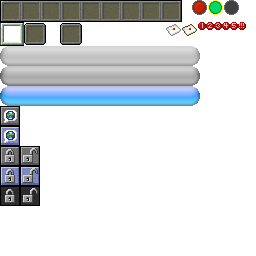
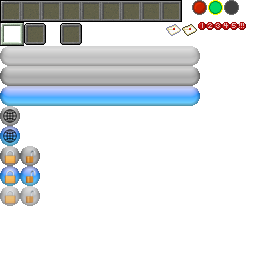
Revision of a layered 256×256 image; what changed, layer by layer:
added group "Lock" with 14 layers in group "Buttons" over (0, 146, 40, 206)
added group "Unlock" with 6 layers in group "Lock" over (20, 146, 40, 206)
added layer "NSIconUnlocked_Normal.png copy #1" (75%) in group "Unlock" over (25, 190, 36, 204)
added layer "NSIconUnlocked_Normal.png copy" in group "Unlock" over (25, 170, 36, 184)
added layer "NSIconUnlocked_Normal.png" in group "Unlock" over (25, 150, 36, 164)
added layer "UnlockNormal" in group "Unlock" over (20, 146, 40, 166)
added layer "UnlockDisabled" (75%) in group "Unlock" over (20, 186, 40, 206)
added layer "UnlockHover" in group "Unlock" over (20, 166, 40, 186)
added group "Locked" with 6 layers in group "Lock" over (0, 146, 20, 206)
added layer "NSIconLock_Normal.png copy #1" (75%) in group "Locked" over (4, 189, 16, 204)
added layer "NSIconLock_Normal.png copy" in group "Locked" over (4, 169, 16, 184)
added layer "NSIconLock_Normal.png" in group "Locked" over (4, 149, 16, 164)
added layer "LockHover" in group "Locked" over (0, 166, 20, 186)
added layer "LockDisabled" (75%) in group "Locked" over (0, 186, 20, 206)
added layer "LockNormal" in group "Locked" over (0, 146, 20, 166)
added group "Lang" with 4 layers in group "Buttons" over (0, 106, 20, 146)
added layer "international_globe_Normal.png copy" in group "Lang" over (3, 129, 17, 143)
added layer "international_globe_Normal.png" in group "Lang" over (3, 109, 17, 123)
added layer "LangNormal" in group "Lang" over (0, 106, 20, 126)
added layer "LangHover" in group "Lang" over (0, 126, 20, 146)
painted on "widgets.png" over (0, 106, 40, 206)
